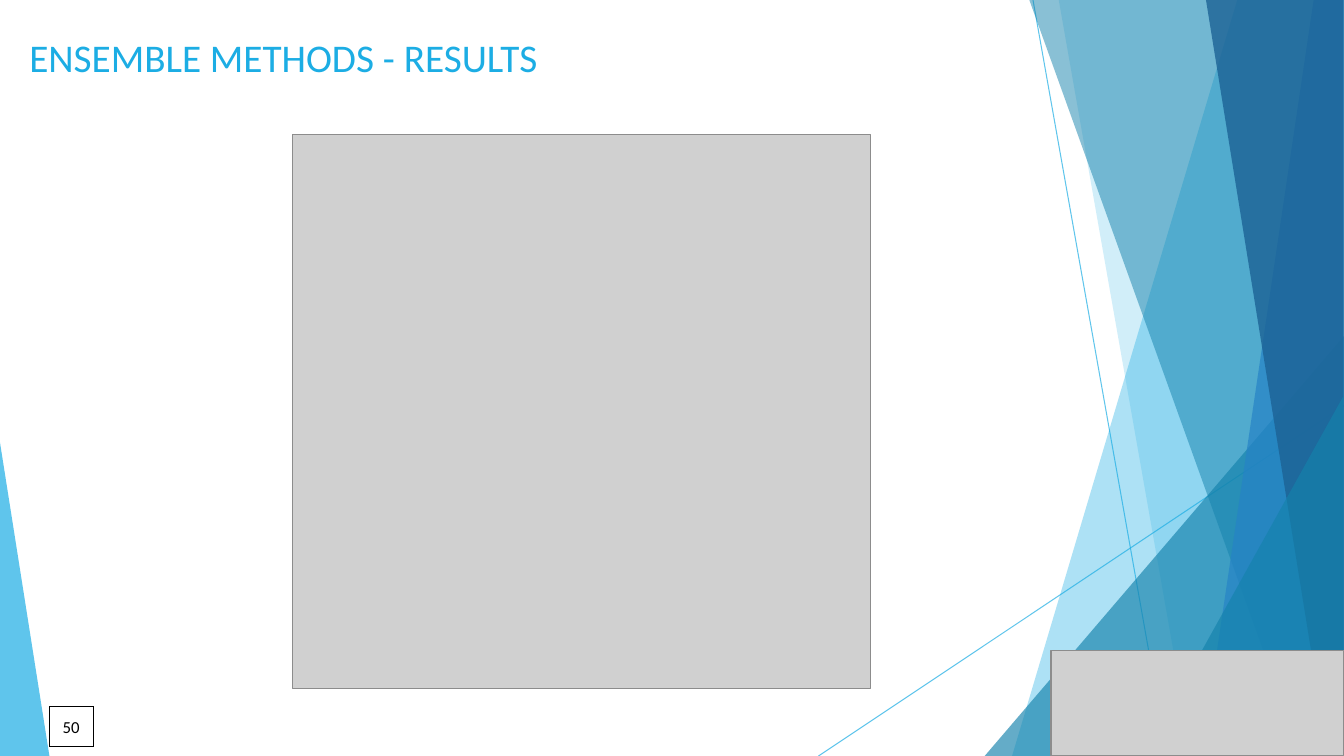
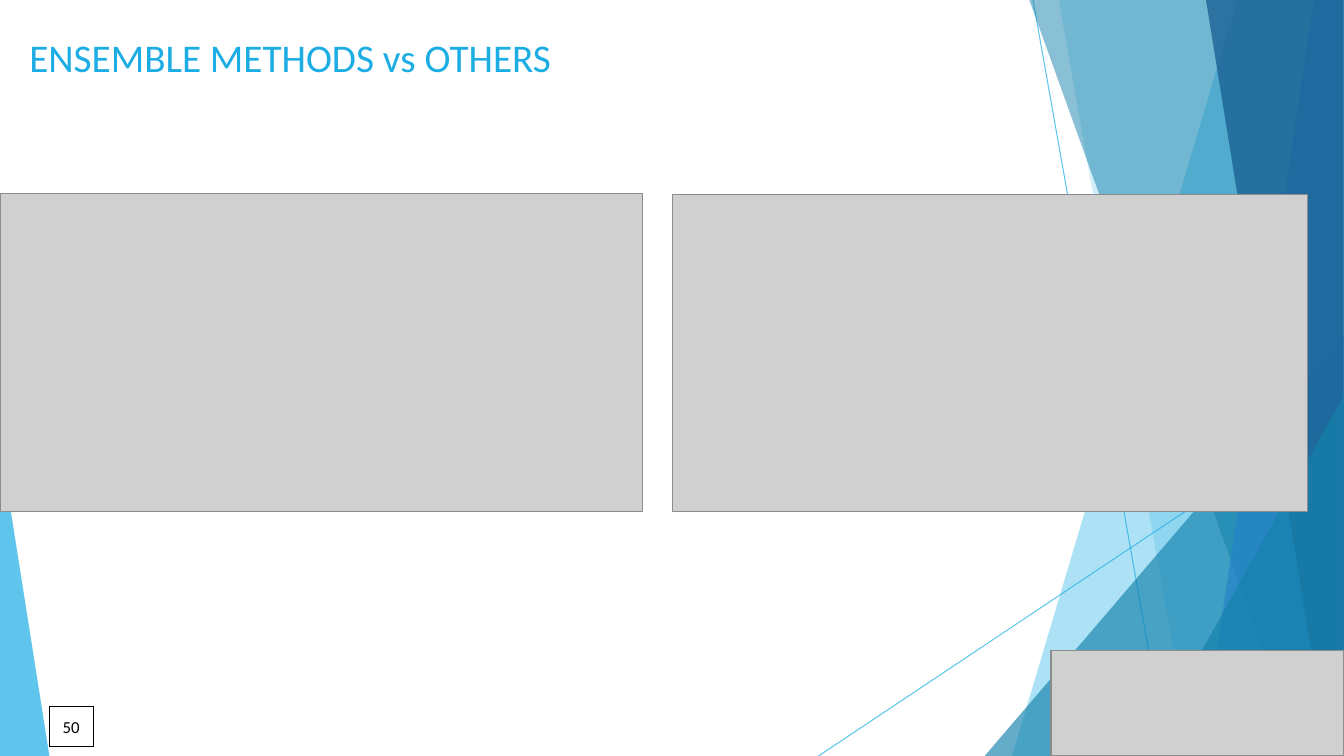
Before and after one commit to DataKnightsAI/Text-Classification-for-News-Summaries, a slide deck: slide 50 of presentation/CSML-1010-Group 20-project milestone 2.pptx. Drawn at 1344x756 pixels with LibreOffice and Linux fonts; fonts in the diff are those of the drawing; grey boxes stand for pictures. Boxes give left, top, right and bottom in pixels: in the first picture for what was removed or moved away, otherwise in the second. Text is boxed around its words. In the diff, an @@ line names an element or a change of style, - is before the commit and + after.

```diff
--- a/presentation/CSML-1010-Group 20-project milestone 2.pptx
+++ b/presentation/CSML-1010-Group 20-project milestone 2.pptx
@@ text at (x1=29, y1=46, x2=551, y2=73): text changed @@
-ENSEMBLE METHODS - RESULTS
+ENSEMBLE METHODS vs OTHERS
@@ picture removed at (x1=293, y1=135, x2=871, y2=690) @@
@@ picture added at (x1=1, y1=194, x2=643, y2=511) @@
@@ picture added at (x1=673, y1=195, x2=1308, y2=512) @@
```
Also in this commit, not shown: 33 other slides changed, 1 slide added, 1 other file.
